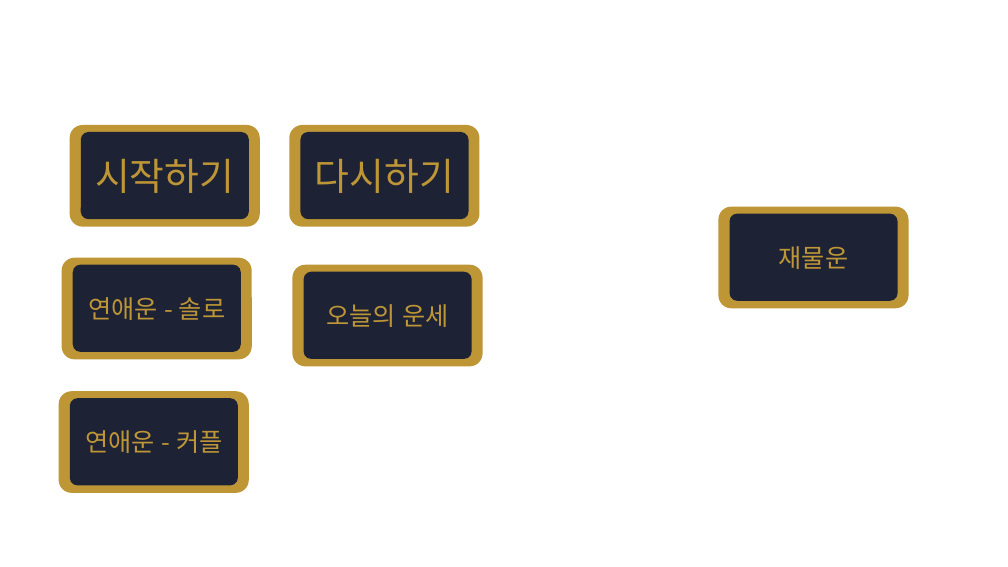
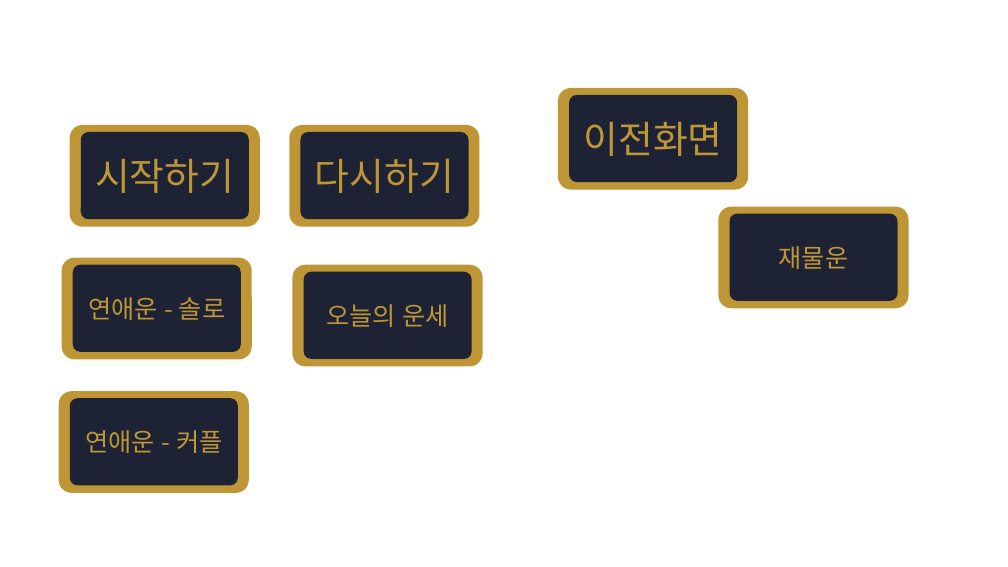
Before and after one commit to kpreference/tarrot_horoscope_belline, a slide deck: slide 2 of 그림파일.pptx. Drawn at 1008x567 pixels with LibreOffice and Linux fonts; fonts in the diff are those of the drawing. Boxes give left, top, right and bottom in pixels: in the first picture for what was removed or moved away, otherwise in the second. Text is boxed around its words. In the diff, an @@ line names an element or a change of style, - is before the commit and + after.

```diff
--- a/그림파일.pptx
+++ b/그림파일.pptx
@@ rounded rectangle added at [558,88,749,190], fill #BE9636 @@
@@ rounded rectangle added at [569,95,737,182], fill #1D2235 @@
@@ text added at [583,122,722,156], 36 pt, text #BE9636 @@
+이전화면
```
